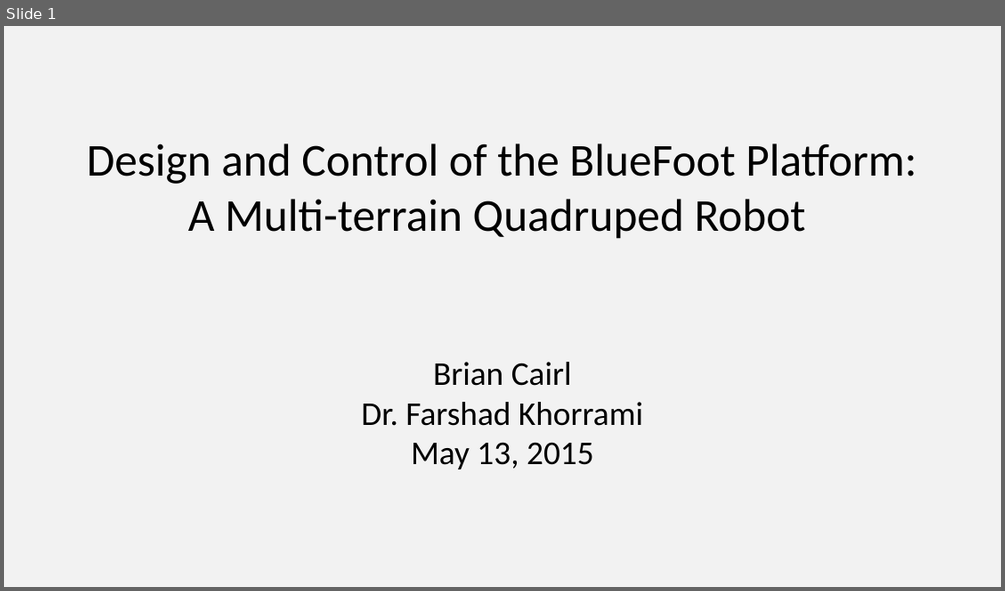
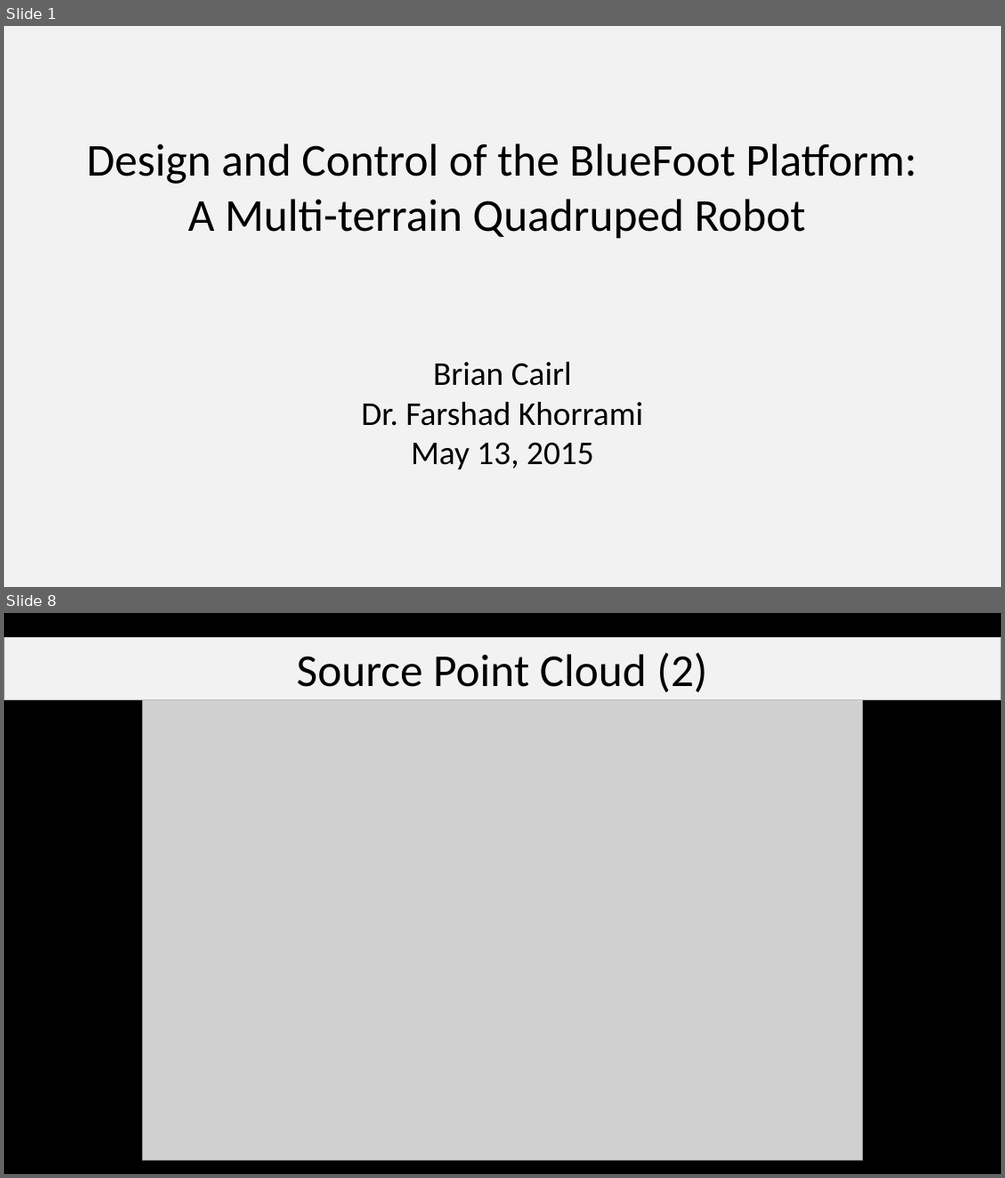
Before and after one commit to bcairl01/Masters-Thesis, a slide deck: presentation/main.pptx. Shown one above the other, each under a label of ours: slide 1 before the commit, slides 1 and 8 after it; the slides between them are not shown. The pictures are 1005x591 and 1005x1178 pixels, drawn with LibreOffice and Linux fonts; fonts in the diff are those of the drawing; grey boxes stand for pictures. Boxes give left, top, right and bottom in pixels: in the first picture for what was removed or moved away, otherwise in the second. Text is boxed around its words. In the diff, an @@ line names an element or a change of style, - is before the commit and + after.

```diff
--- a/presentation/main.pptx
+++ b/presentation/main.pptx
@@ slide 8 added at box(4, 613, 1001, 1174), background #000000 @@
@@ rectangle added at box(4, 637, 1001, 699), fill #F2F2F2, outline #BFBFBF 0.75 pt, 44 pt, text #000000 @@
+Source Point Cloud (2)
@@ picture added at box(143, 700, 863, 1160) @@
```
Also in this commit, not shown: 1 slide changed, 6 other slides added, 3 other files.
